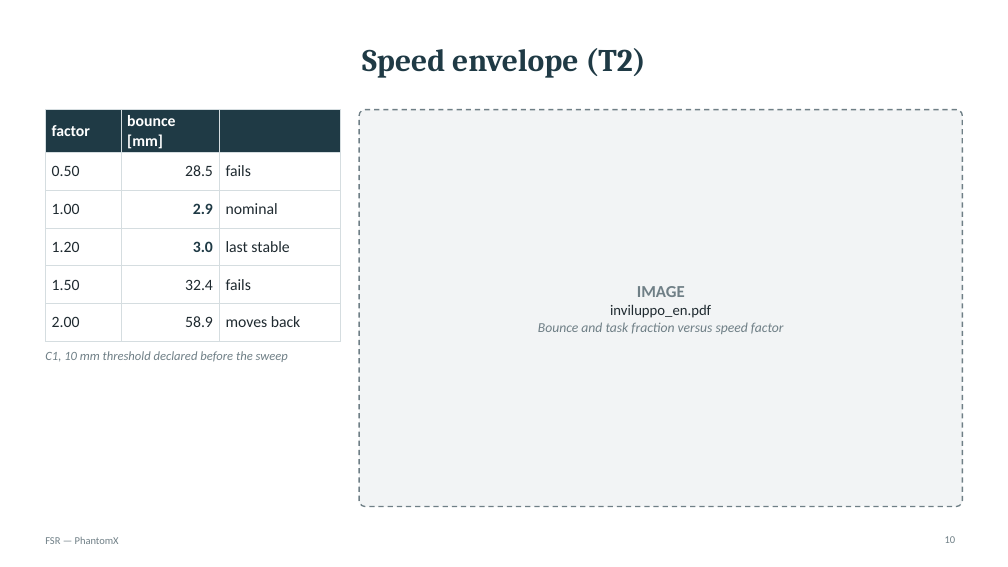
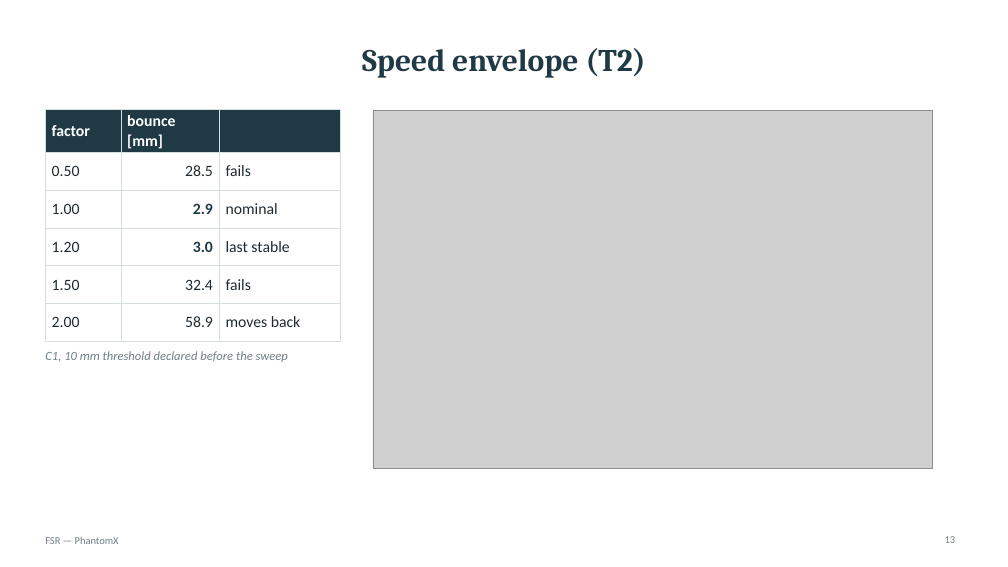
Before and after one commit to eroscribello/FSR, a slide deck: slide 13 of presentazione/FSR_phantomx_presentation.pptx (slide 10 before the commit). Drawn at 1008x567 pixels with LibreOffice and Linux fonts; fonts in the diff are those of the drawing; grey boxes stand for pictures. Boxes give left, top, right and bottom in pixels: in the first picture for what was removed or moved away, otherwise in the second. Text is boxed around its words. In the diff, an @@ line names an element or a change of style, - is before the commit and + after.

```diff
--- a/presentazione/FSR_phantomx_presentation.pptx
+++ b/presentazione/FSR_phantomx_presentation.pptx
@@ rounded rectangle removed at bbox=[359, 110, 963, 507] @@
@@ picture added at bbox=[373, 110, 932, 469] @@
@@ text removed at bbox=[538, 286, 784, 334] @@
-IMAGE
-inviluppo_en.pdf
-Bounce and task fraction versus speed factor
@@ page number at bbox=[945, 536, 956, 543]: text changed @@
-10
+13
```
Also in this commit, not shown: 24 other slides changed, 4 slides added, 2 slides removed, 3 other files.
